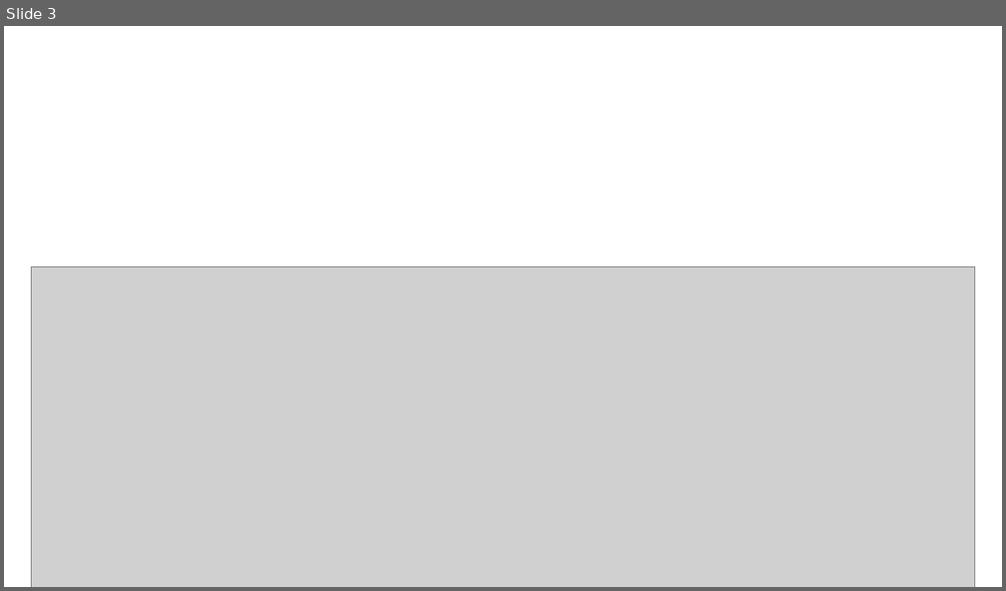
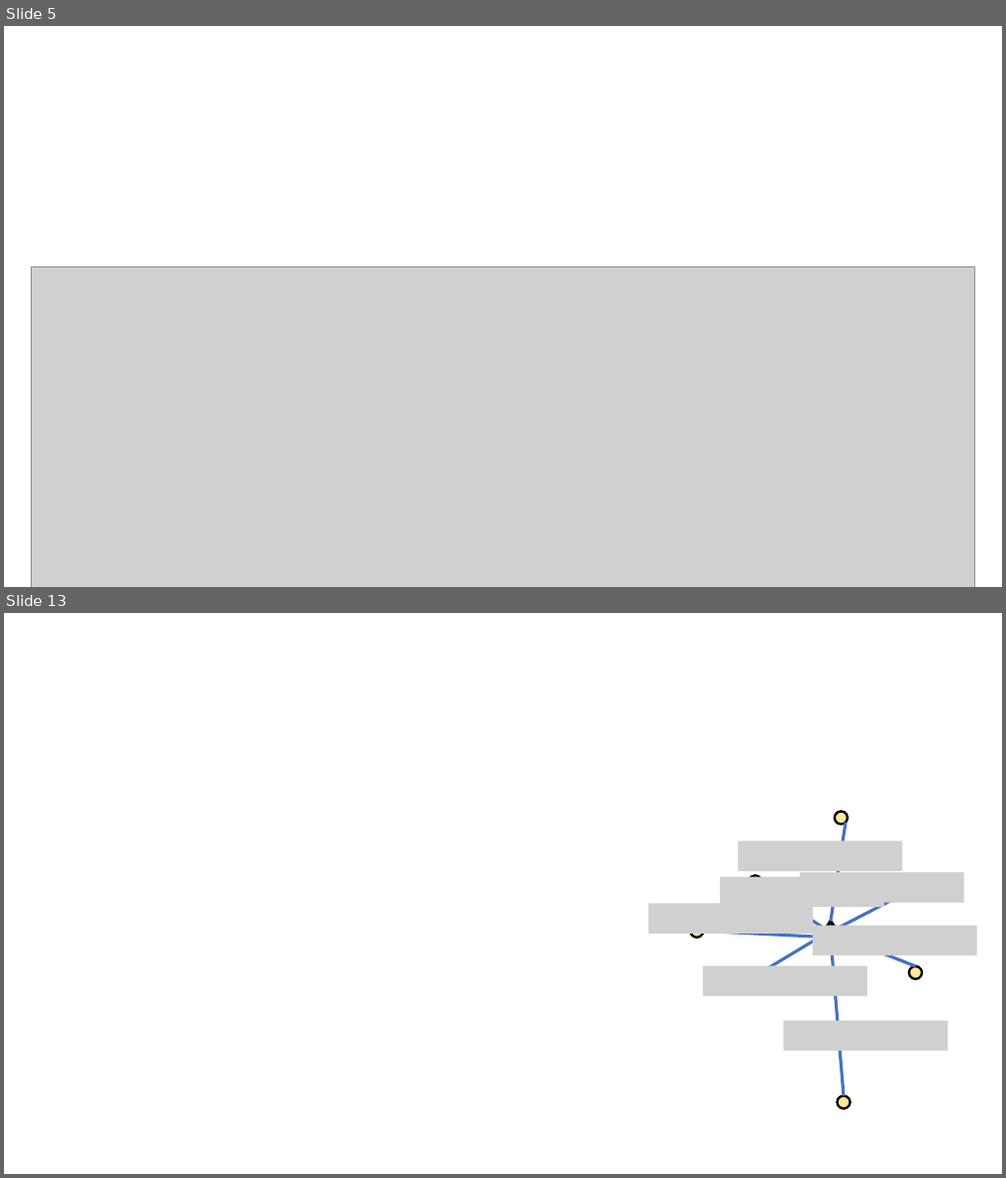
Before and after one commit to samsonzhou/samsonzhou.github.io, a slide deck: CSCE689-23/L21.pptx. Shown one above the other, each under a label of ours: slide 3 before the commit, slides 5 and 13 after it; the slides between them are not shown. The pictures are 1006x591 and 1006x1178 pixels, drawn with LibreOffice and Linux fonts; fonts in the diff are those of the drawing; grey boxes stand for pictures. Boxes give left, top, right and bottom in pixels: in the first picture for what was removed or moved away, otherwise in the second. Text is boxed around its words. In the diff, an @@ line names an element or a change of style, - is before the commit and + after.

```diff
--- a/CSCE689-23/L21.pptx
+++ b/CSCE689-23/L21.pptx
@@ slide 13 added at <box>4,613,1002,1174</box>, background #FFFFFF @@
@@ ellipse added at <box>835,811,847,824</box>, fill #FFE699, outline #000000 2.25 pt @@
@@ picture added at <box>739,842,903,871</box> @@
@@ line added from (831, 922) to (846, 823), #4472C4 3 pt @@
@@ picture added at <box>721,877,885,907</box> @@
@@ ellipse added at <box>748,875,761,888</box>, fill #FFE699, outline #000000 2.25 pt @@
@@ picture added at <box>800,872,964,903</box> @@
@@ picture added at <box>648,903,813,934</box> @@
@@ line added from (760, 887) to (826, 930), #4472C4 3 pt @@
@@ line added from (836, 930) to (918, 888), #4472C4 3 pt @@
@@ ellipse added at <box>690,925,703,938</box>, fill #FFE699, outline #000000 2.25 pt @@
@@ line added from (820, 937) to (703, 931), #4472C4 3 pt @@
@@ line added from (820, 937) to (746, 981), #4472C4 3 pt @@
@@ picture added at <box>813,925,977,956</box> @@
@@ triangle added at <box>820,922,841,937</box>, fill #7030A0, outline #000000 3 pt @@
@@ line added from (831, 937) to (844, 1096), #4472C4 3 pt @@
@@ line added from (841, 937) to (916, 966), #4472C4 3 pt @@
@@ picture added at <box>703,966,868,996</box> @@
@@ ellipse added at <box>909,966,922,979</box>, fill #FFE699, outline #000000 2.25 pt @@
@@ picture added at <box>783,1021,948,1051</box> @@
@@ ellipse added at <box>838,1096,849,1109</box>, fill #FFE699, outline #000000 2.25 pt @@
@@ what was slide 3 is now slide 5 @@
```
Also in this commit, not shown: 22 other slides added.
